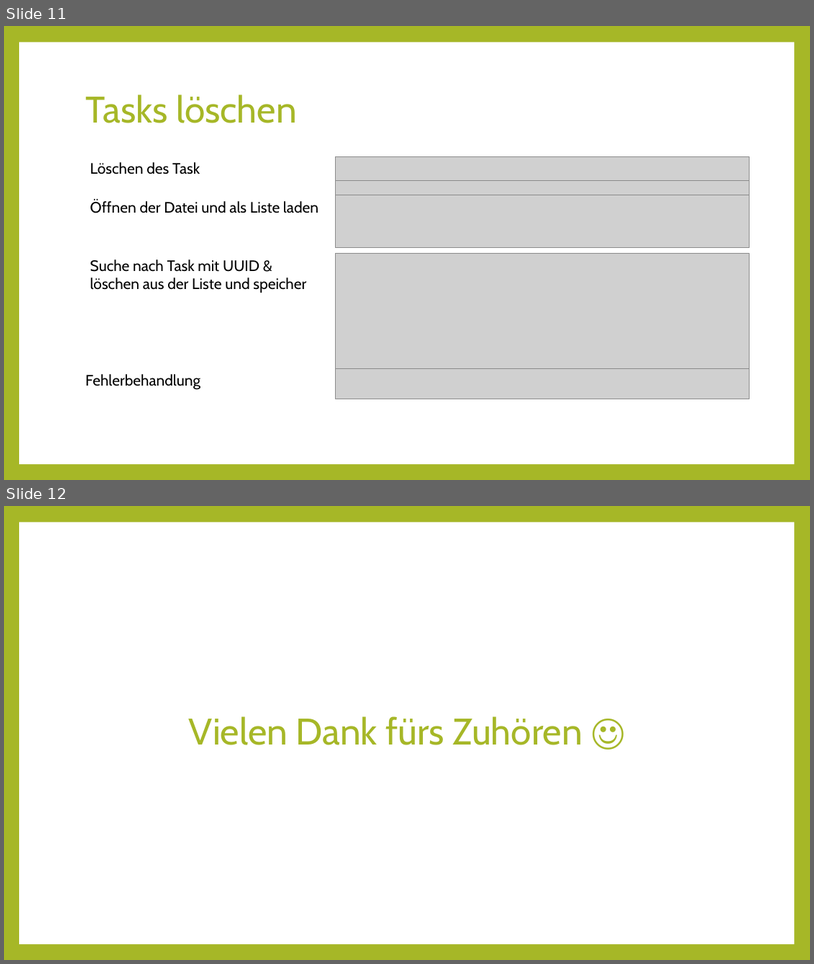
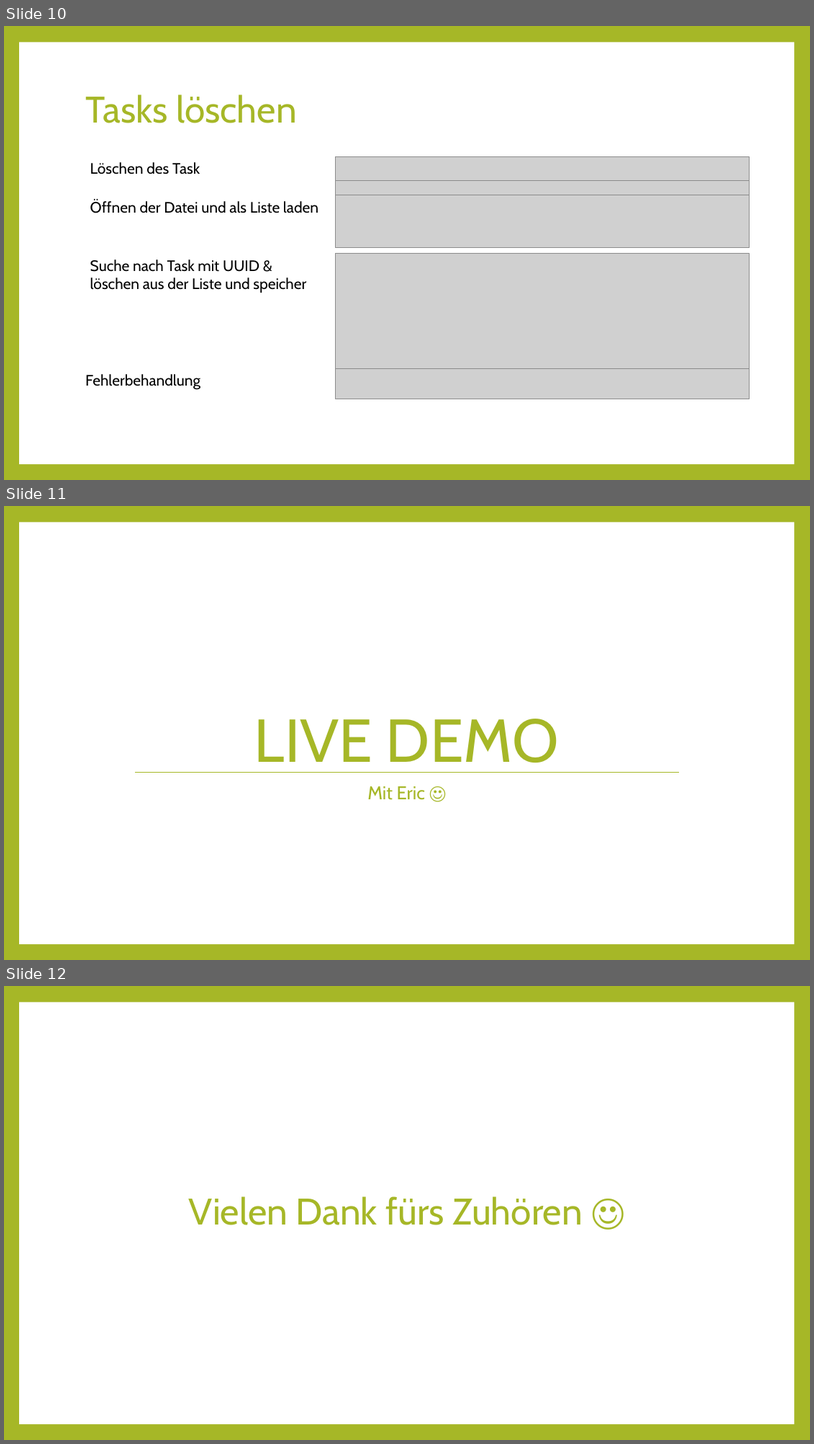
Before and after one commit to errorsHurt/KivyTodoList, a slide deck: dokumentation/Kivy Präsi.pptx. Shown one above the other, each under a label of ours: slides 11 and 12 before the commit, slides 10, 11 and 12 after it. The pictures are 814x964 and 814x1444 pixels, drawn with LibreOffice and Linux fonts; fonts in the diff are those of the drawing; grey boxes stand for pictures. Boxes give left, top, right and bottom in pixels: in the first picture for what was removed or moved away, otherwise in the second. Text is boxed around its words. In the diff, an @@ line names an element or a change of style, - is before the commit and + after.

Commit message:
Präsentation - Teil von Elias und Eric

```diff
--- a/dokumentation/Kivy Präsi.pptx
+++ b/dokumentation/Kivy Präsi.pptx
@@ slide 11 added at [4, 506, 810, 960], background #A6B727; not listed: 1 template element that a slide beside it also shows @@
@@ title added at [255, 718, 559, 772], 72 pt, text #A6B727 @@
+LIVE DEMO
@@ line added from (135, 772) to (680, 772), #A6B727 0.79 pt @@
@@ text added at [368, 786, 425, 800], 22 pt, text #A6B727 @@
+Mit Eric ☺
@@ what was slide 11 is now slide 10 @@
```
Also in this commit, not shown: 1 slide changed, 1 slide removed.
